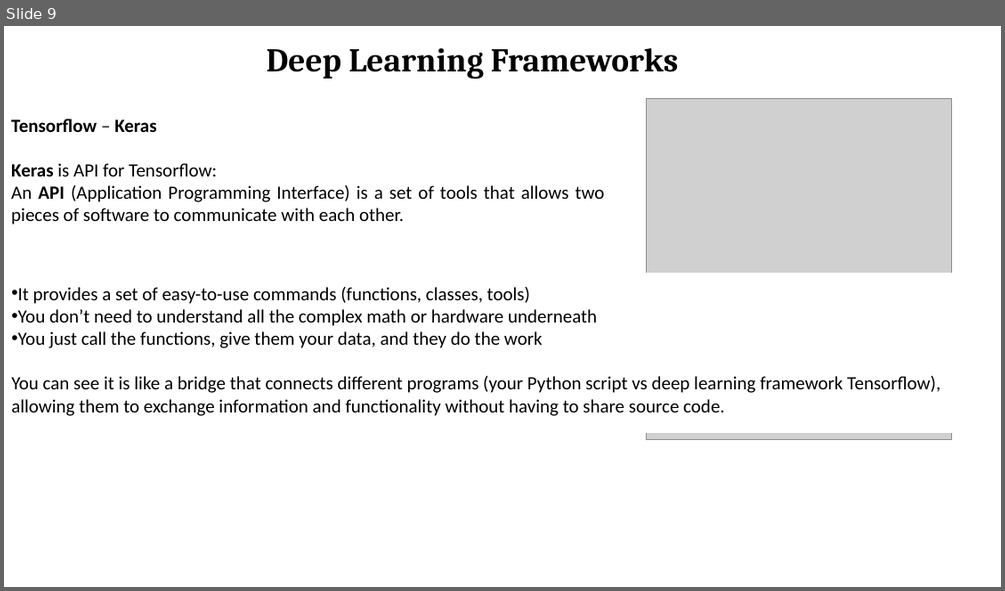
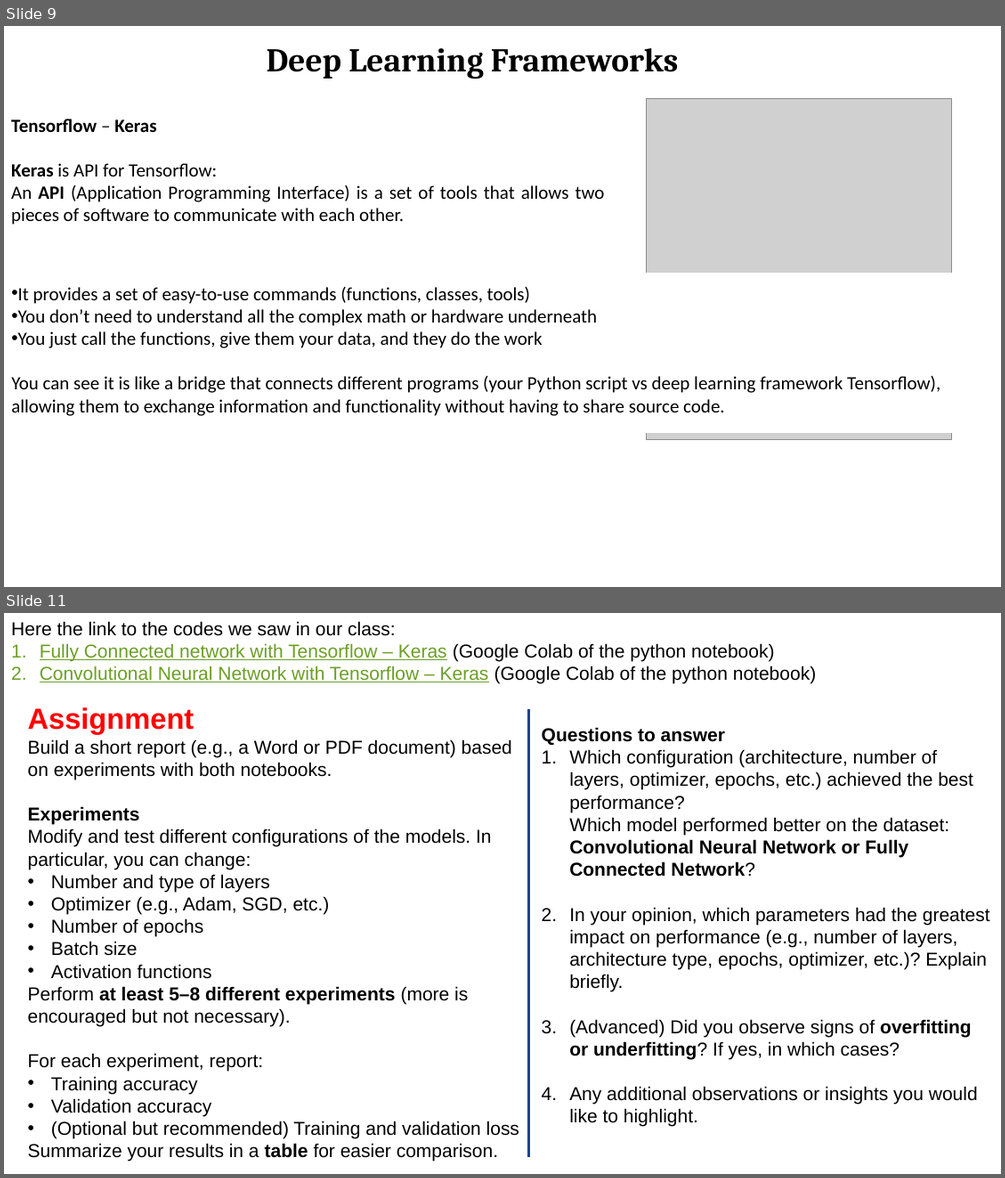
Before and after one commit to Nemenick/FCA_DeepNeuralNework-with-TensorFlow, a slide deck: _SNS_DeepNeuralNework with TensorFlow_lezione.pptx. Shown one above the other, each under a label of ours: slide 9 before the commit, slides 9 and 11 after it; the slides between them are not shown. The pictures are 1005x591 and 1005x1178 pixels, drawn with LibreOffice and Linux fonts; fonts in the diff are those of the drawing; grey boxes stand for pictures. Boxes give left, top, right and bottom in pixels: in the first picture for what was removed or moved away, otherwise in the second. Text is boxed around its words. In the diff, an @@ line names an element or a change of style, - is before the commit and + after.

```diff
--- a/_SNS_DeepNeuralNework with TensorFlow_lezione.pptx
+++ b/_SNS_DeepNeuralNework with TensorFlow_lezione.pptx
@@ slide 11 added at box(4, 613, 1001, 1174), background #FFFFFF @@
@@ text added at box(11, 621, 816, 683), 18 pt, text #000000 @@
+Here the link to the codes we saw in our class:
+1. Fully Connected network with Tensorflow – Keras (Google Colab of the python notebook)
+2. Convolutional Neural Network with Tensorflow – Keras (Google Colab of the python notebook)
@@ text added at box(28, 707, 519, 1161), 18 pt, text #000000 @@
+Assignment
+Build a short report (e.g., a Word or PDF document) based on experiments with both notebooks.
+Experiments
+Modify and test different configurations of the models. In particular, you can change:
+• Number and type of layers
+• Optimizer (e.g., Adam, SGD, etc.)
+• Number of epochs
+• Batch size
+• Activation functions
+Perform at least 5–8 different experiments (more is encouraged but not necessary).
+For each experiment, report:
+• Training accuracy
+• Validation accuracy
+• (Optional but recommended) Training and validation loss
+Summarize your results in a table for easier comparison.
@@ line added from (529, 709) to (529, 1158), #1F4291 3 pt @@
@@ text added at box(542, 727, 990, 1127), 18 pt, text #000000 @@
+Questions to answer
+1. Which configuration (architecture, number of layers, optimizer, epochs, etc.) achieved the best performance?
+   Which model performed better on the dataset: Convolutional Neural Network or Fully Connected Network?
+2. In your opinion, which parameters had the greatest impact on performance (e.g., number of layers, architecture type, epochs, optimizer, etc.)? Explain briefly.
+3. (Advanced) Did you observe signs of overfitting or underfitting? If yes, in which cases?
+4. Any additional observations or insights you would like to highlight.
```
Also in this commit, not shown: 1 slide changed, 3 other files.
